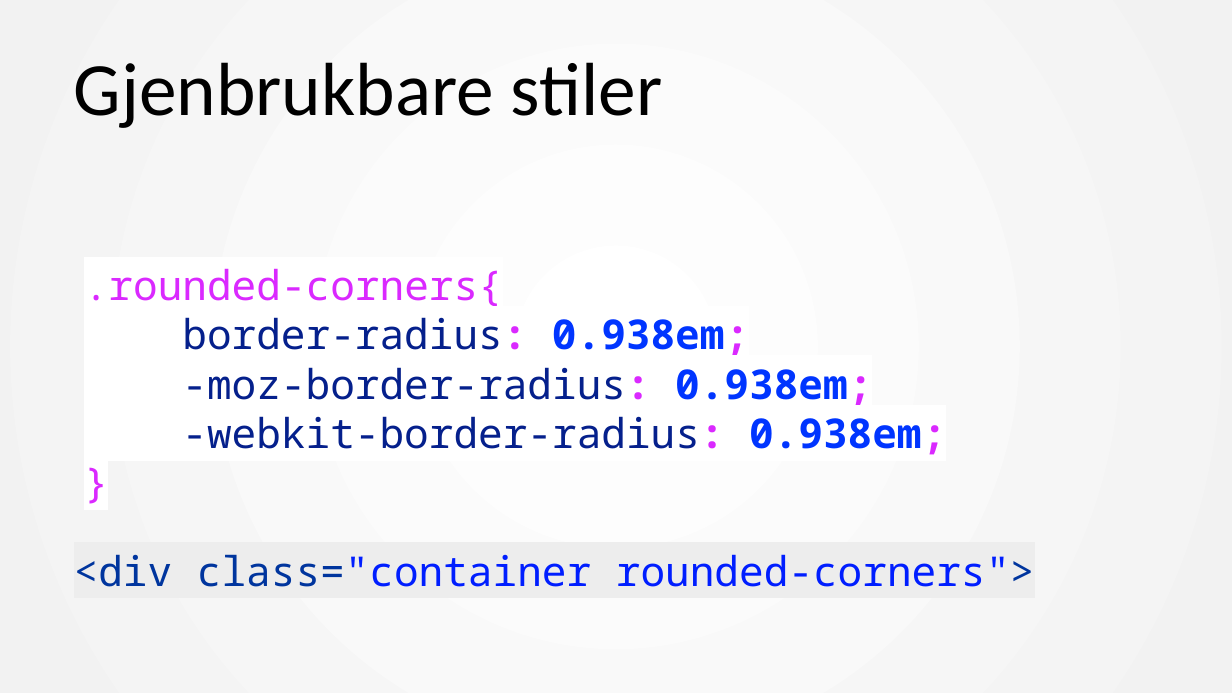
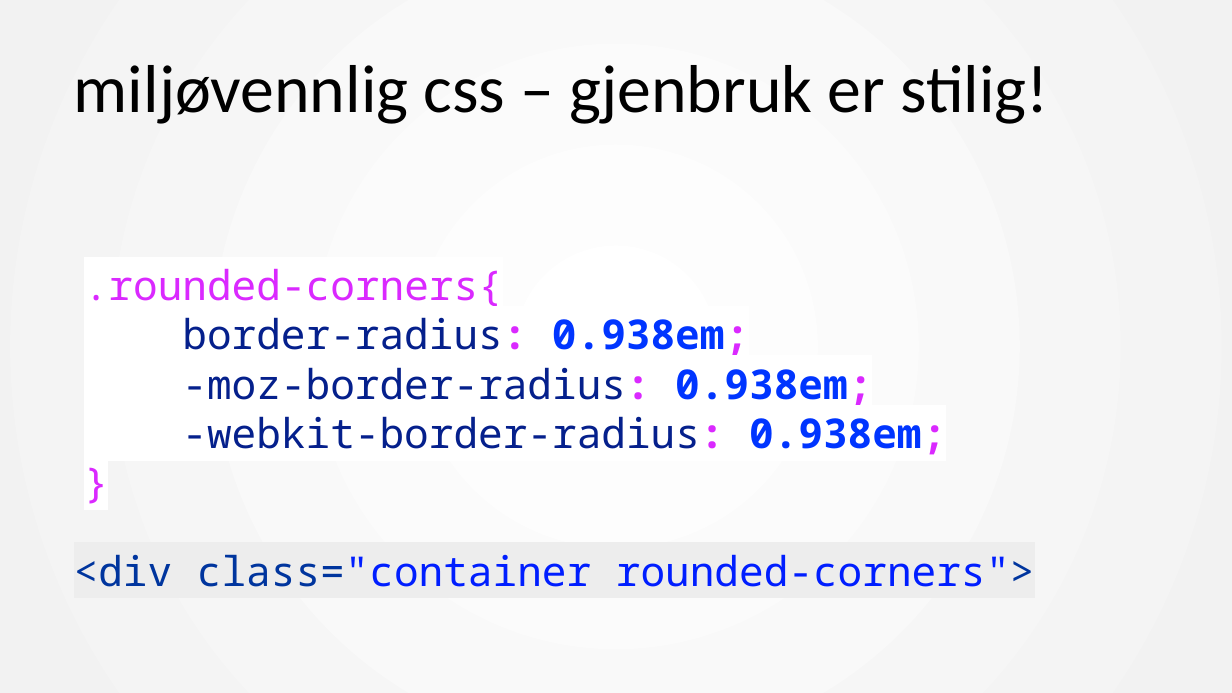
Before and after one commit to mesan/css-kurs, a slide deck: slide 21 of Foiler/1. CSS basic.pptx. Drawn at 1232x693 pixels with LibreOffice and Linux fonts; fonts in the diff are those of the drawing. Boxes give left, top, right and bottom in pixels: in the first picture for what was removed or moved away, otherwise in the second. Text is boxed around its words. In the diff, an @@ line names an element or a change of style, - is before the commit and + after.

```diff
--- a/Foiler/1. CSS basic.pptx
+++ b/Foiler/1. CSS basic.pptx
@@ title at (74, 65, 1048, 124): text changed; size 44 to 39.6 pt @@
-Gjenbrukbare stiler
+miljøvennlig css – gjenbruk er stilig!
```
Also in this commit, not shown: 13 other slides changed, 7 slides added, 5 slides removed, 7 other files.
